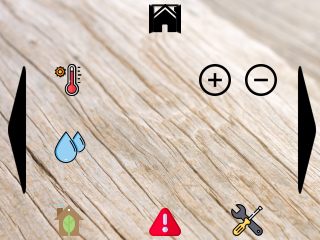
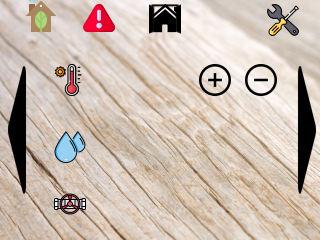
Revision of a layered 320 x 240 image; what changed, layer by layer:
added layer "valve.png" above "settings.png" over [left=54, top=193, right=86, bottom=215]
painted on "settings.png" over [left=231, top=4, right=299, bottom=236]
painted on "warning.png" over [left=83, top=3, right=181, bottom=236]
painted on "eco-house on" over [left=25, top=0, right=85, bottom=236]
